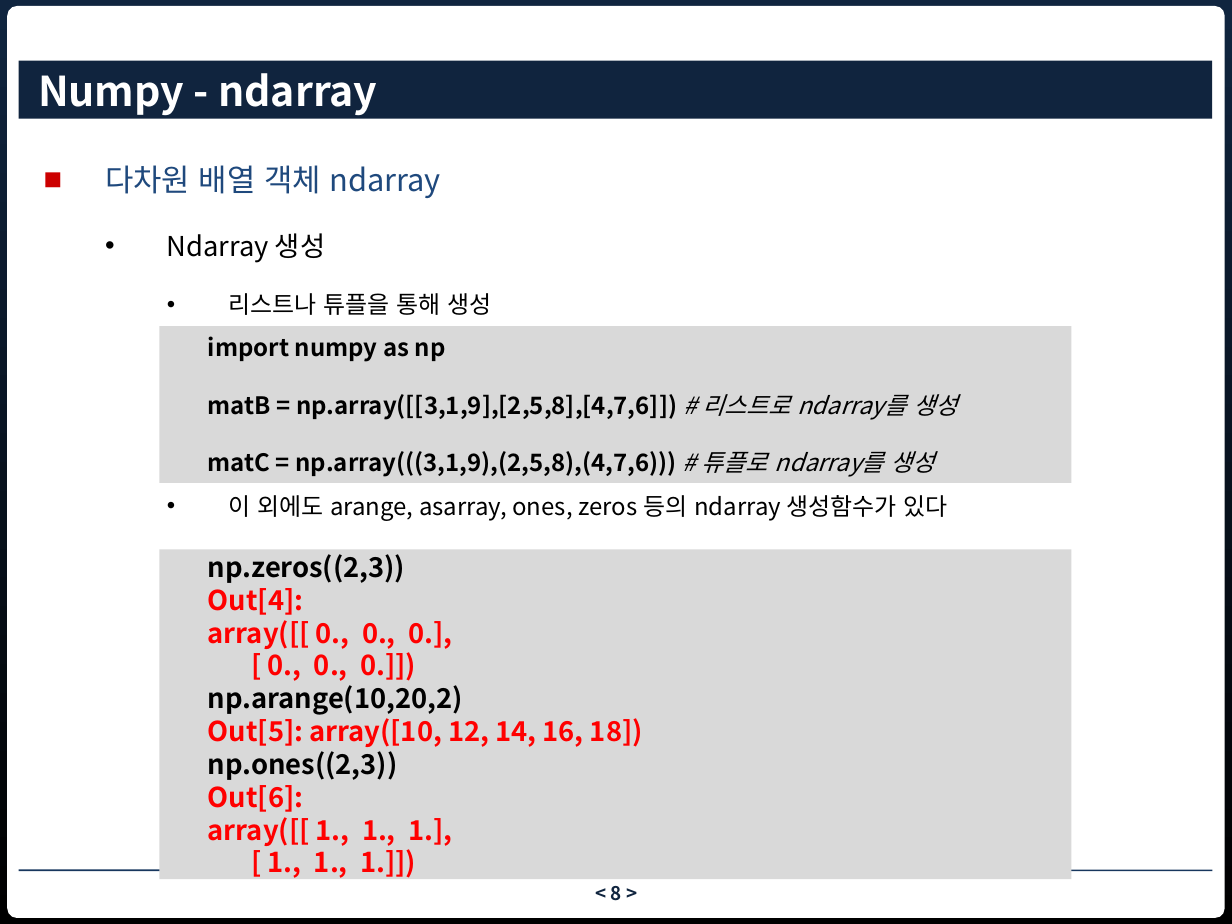
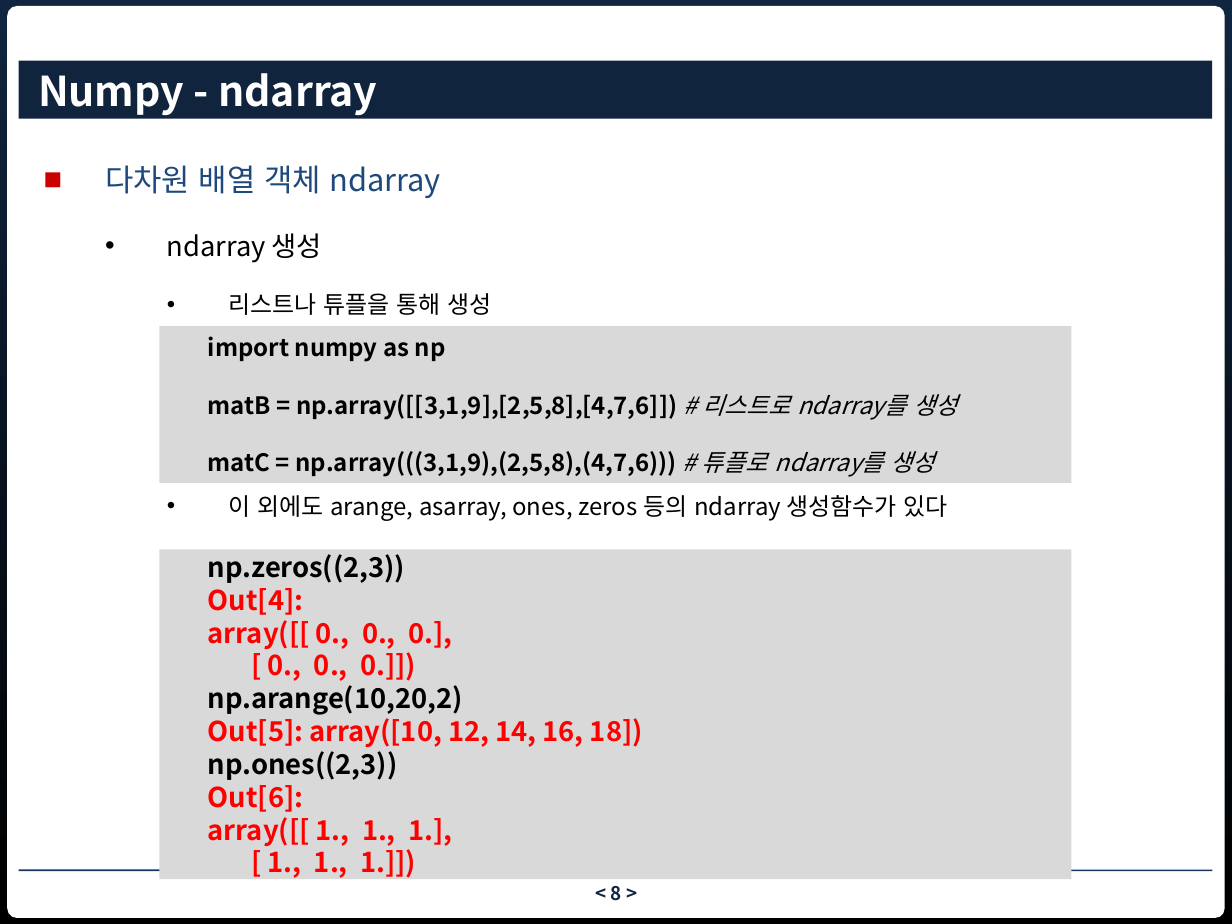
Before and after one commit to nhkim55/bigdata_fintech_python, a slide deck: slide 8 of ch5 numpy.pptx. Drawn at 1232x924 pixels with LibreOffice and Linux fonts; fonts in the diff are those of the drawing; background and template pictures are left out. Boxes give left, top, right and bottom in pixels: in the first picture for what was removed or moved away, otherwise in the second. Text is boxed around its words. In the diff, an @@ line names an element or a change of style, - is before the commit and + after.

```diff
--- a/ch5 numpy.pptx
+++ b/ch5 numpy.pptx
@@ text at [167,233,322,263]: text changed @@
-  • Ndarray 생성
+  • ndarray 생성
```
Also in this commit, not shown: 2 other slides changed, 2 slides added.
